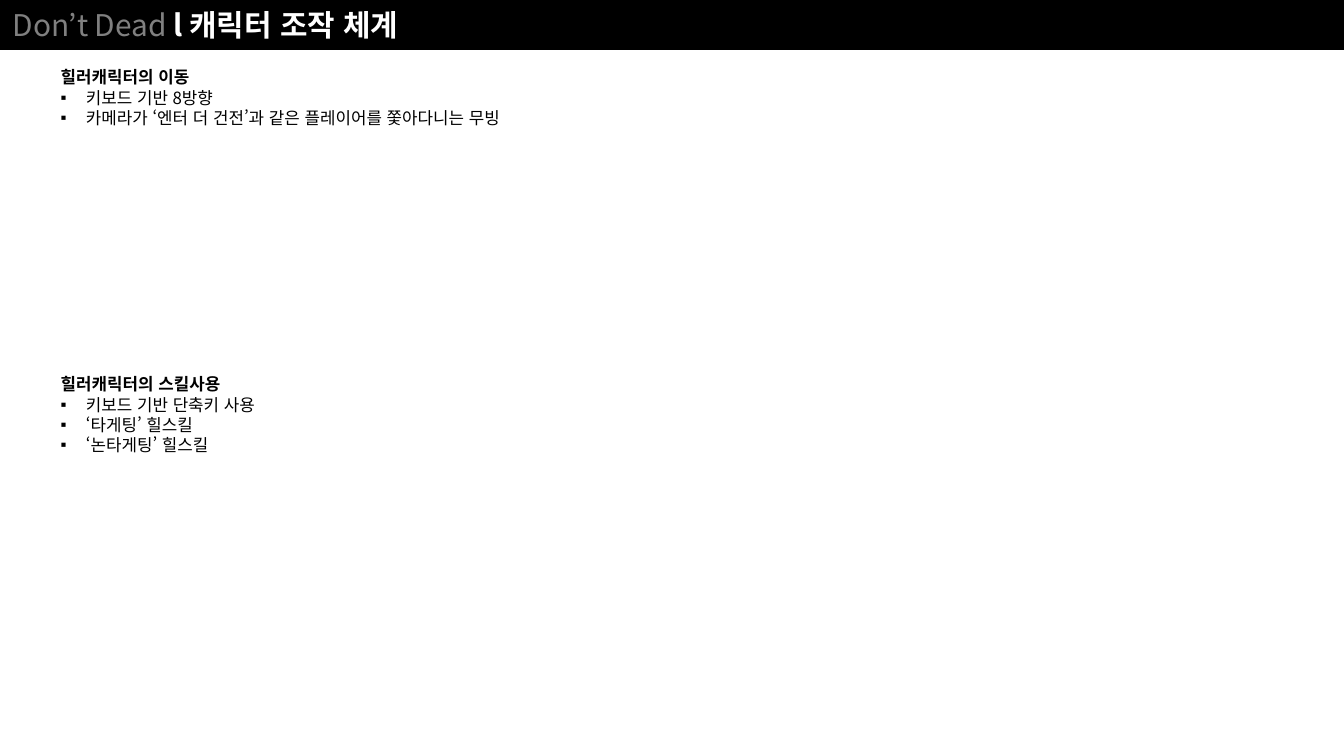
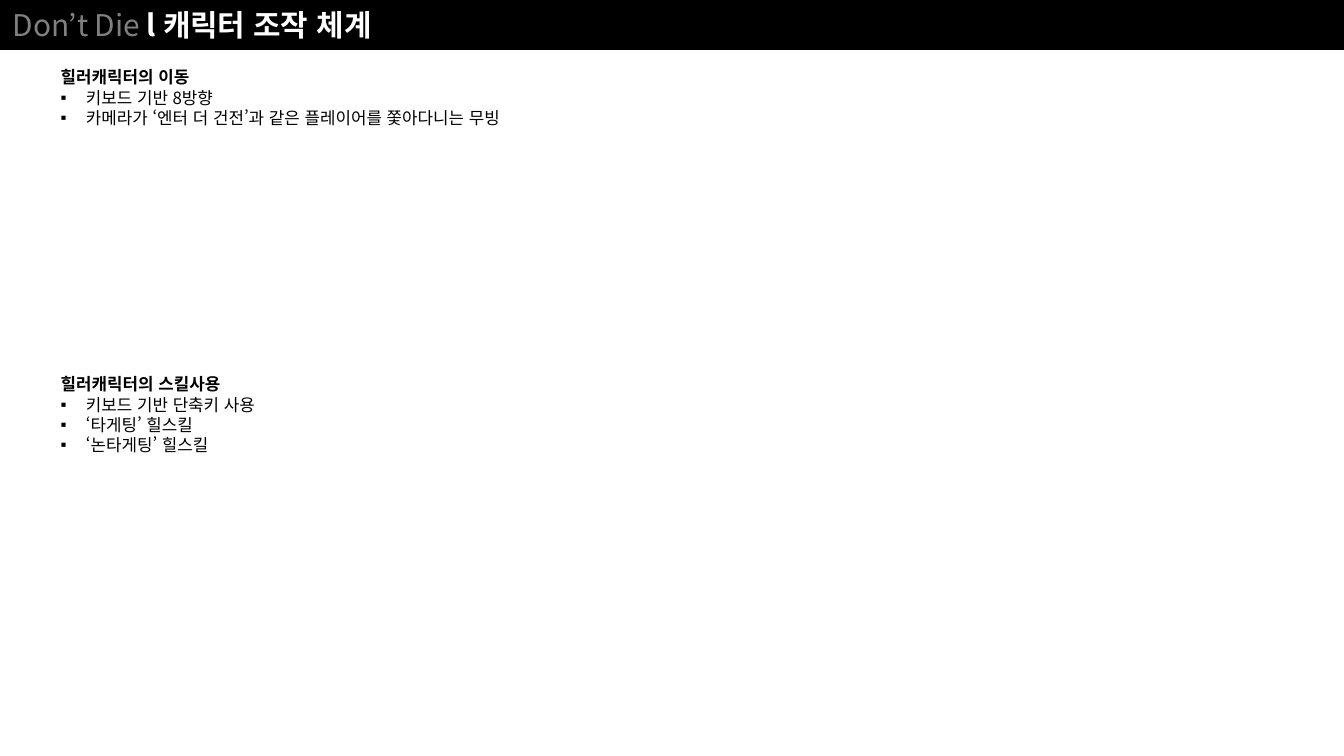
Before and after one commit to NoahCalhoun/DontDie, a slide deck: slide 4 of DDDocument/Don't Die ProtoType.pptx. Drawn at 1344x756 pixels with LibreOffice and Linux fonts; fonts in the diff are those of the drawing. Boxes give left, top, right and bottom in pixels: in the first picture for what was removed or moved away, otherwise in the second. Text is boxed around its words. In the diff, an @@ line names an element or a change of style, - is before the commit and + after.

```diff
--- a/DDDocument/Don't Die ProtoType.pptx
+++ b/DDDocument/Don't Die ProtoType.pptx
@@ text in rectangle at (13, 11, 372, 39): text changed @@
-Don’t Dead l 캐릭터 조작 체계
+Don’t Die l 캐릭터 조작 체계
```
Also in this commit, not shown: 8 other slides changed, 1 slide added.
